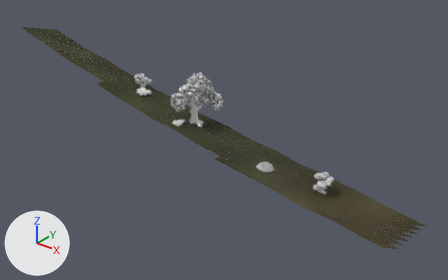
Renders of the glTF model eloria-assets/maps/continent-v2/brambleshaw/client/chunks/08_12/world.glb from each side of a commit.
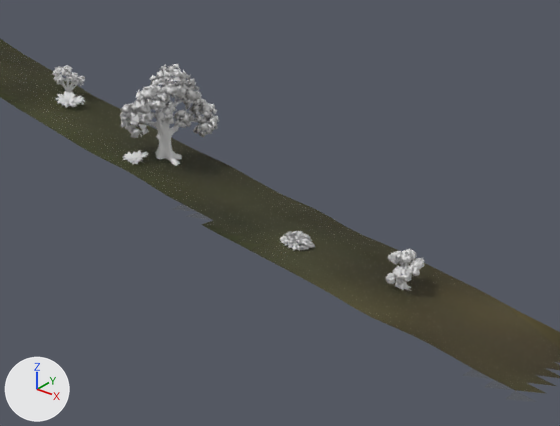
There are two pictures of each version: one whole from a 50 mm camera at (-56.3, -230.9, 186.7) aimed at (-126.5, -143.2, 132.3), one close up on the part from 24% to 91% of the width and 14% to 95% of the height. The axes (+X, +Y, +Z) are drawn at lower left. The lights are the same throughout. The last two pictures show the newer version. Where no turn or scale is listed for an object, it has been applied to the vertices.

Objects in the first close-up: 'AuthoredGround_brambleshawBase_brambleshaw_08_12', 'Terrain_brambleshaw_08_12', 'kit-bracken-patch-1', 'kit-bracken-patch-1.001', 'kit-hawthorn-tree-1', 'kit-hazel-coppice-1', 'kit-summer-oak-tree-2', 'kit-undergrowth-5'.
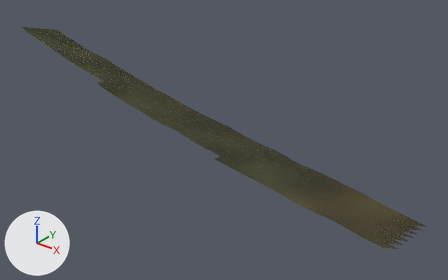
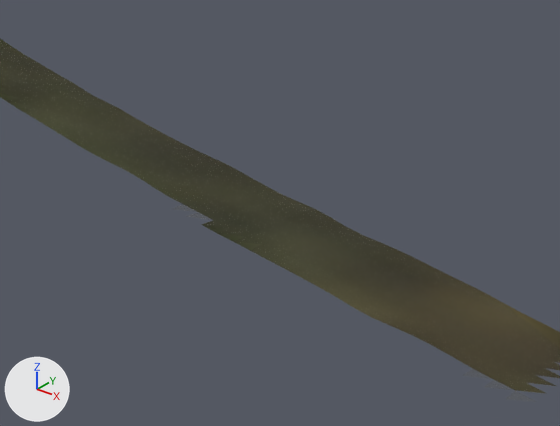
Boxes (x1, y1, x2, y2) around the edits, measured in the close-ups (560 x 426 px):
'kit-summer-oak-tree-2', no longer drawn
    before: (119, 64, 219, 166)
'kit-hawthorn-tree-1', no longer drawn
    before: (385, 249, 425, 291)
'kit-hazel-coppice-1', no longer drawn
    before: (52, 65, 85, 94)
'kit-undergrowth-5', no longer drawn
    before: (280, 231, 315, 251)
'kit-bracken-patch-1.001', no longer drawn
    before: (56, 92, 86, 108)
'kit-bracken-patch-1', no longer drawn
    before: (123, 150, 147, 165)

What changed in the scene script:
```text
Change ob_kit_bracken_patch_1:
    ob_kit_bracken_patch_1: bpy.data.objects.new('kit-bracken-patch-1', me_mesh_0) -> bpy.data.objects.new('kit-bracken-patch-1', None)
Change ob_kit_bracken_patch_1_001:
    ob_kit_bracken_patch_1_001: bpy.data.objects.new('kit-bracken-patch-1.001', me_mesh_0) -> bpy.data.objects.new('kit-bracken-patch-1.001', None)
Change ob_kit_hawthorn_tree_1:
    ob_kit_hawthorn_tree_1: bpy.data.objects.new('kit-hawthorn-tree-1', me_mesh_4) -> bpy.data.objects.new('kit-hawthorn-tree-1', None)
Change ob_kit_hazel_coppice_1:
    ob_kit_hazel_coppice_1: bpy.data.objects.new('kit-hazel-coppice-1', me_mesh_5) -> bpy.data.objects.new('kit-hazel-coppice-1', None)
Change ob_kit_summer_oak_tree_2:
    ob_kit_summer_oak_tree_2: bpy.data.objects.new('kit-summer-oak-tree-2', me_mesh_6) -> bpy.data.objects.new('kit-summer-oak-tree-2', None)
Change ob_kit_undergrowth_5:
    ob_kit_undergrowth_5: bpy.data.objects.new('kit-undergrowth-5', me_mesh_7) -> bpy.data.objects.new('kit-undergrowth-5', None)
```
